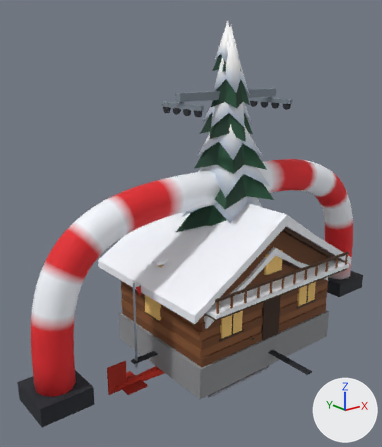
Two versions of the Blender file tools/models.blend, one commit apart.
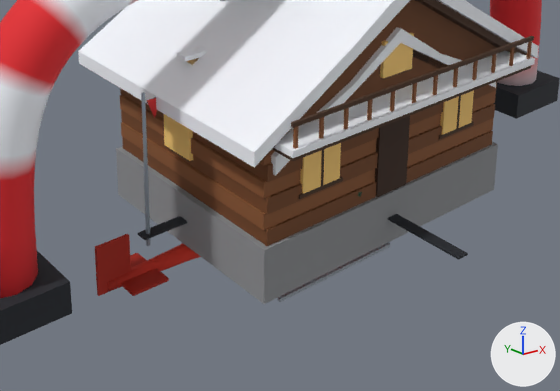
Each version is shown whole from a 50 mm lens placed at (-16.1, -17.5, 12.7), pointed at (-1.3, 1.0, 5.3), then close up on the part from 14% to 95% of the width and 52% to 100% of the height. The axes (+X, +Y, +Z) are drawn at lower right. The lights are the same throughout. The older version's two pictures come first.

The first close-up shows 'Banner', 'Chalet', 'FinishArch', 'Heli', 'HeliRotor', 'MountainHut' and 1 more.
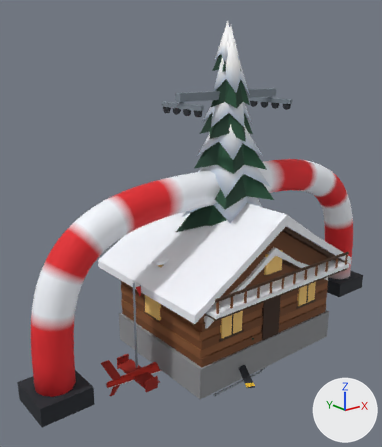
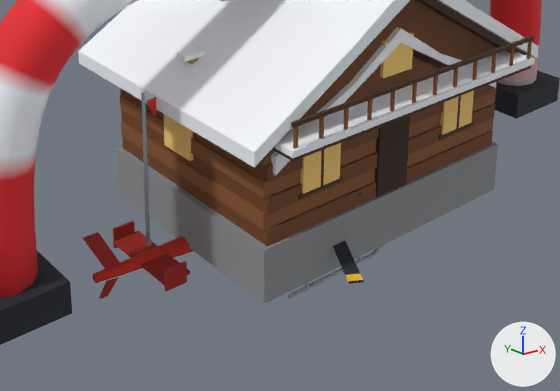
Changed parts and their boxes (x1, y1, x2, y2) in the close-ups (560 x 391 px; the box of a moved part takes in the faces that stretch with it):
'Heli', reshaped: before (95, 234, 391, 302); after (83, 221, 385, 299)
'HeliRotor', reshaped: before (138, 214, 468, 260); after (333, 241, 364, 284)
part 1 of me_heli, added (red): after (113, 231, 190, 285)
part 2 of me_heli, added (red): after (164, 261, 187, 291)
part 3 of me_heli, added: after (113, 221, 135, 248)
part 4 of me_heli, added: after (288, 253, 374, 299)
part 5 of me_heli, rebuilt (9% wider): before (108, 243, 201, 292); after (93, 236, 194, 284)
part 6 of me_heli, rebuilt (38% shorter): before (95, 234, 131, 296); after (83, 232, 121, 270)
part 7 of me_heli, deleted (red): before (121, 253, 169, 296)
part 8 of me_heli, moved or reshaped (mostly hidden): before (277, 242, 391, 302); after (305, 244, 385, 287)
part 9 of me_heli, added: after (99, 277, 118, 299)

What the commit changed:
me_heli is used by ob_heli; location (0.0, 0.0, 0.0).
me_heli had 382 vertices, 304 faces and spanned x -6.65..3.24, y -1.11..1.11, z -2.8..0.35.
me_heli now has 1050 vertices, 784 faces and spans x -6.95..2.88, y -1.65..1.31, z -2.81..0.55.
me_heli part 1: a new loose piece, a box spanning x -5.525..-4.775, y -1.15..1.15, z -0.695..-0.625, in mat_vcol.
me_heli part 2: a new loose piece, a box spanning x -5.5..-4.9, y -1.18..-1.12, z -0.855..-0.305, in mat_vcol.
me_heli part 3: a new loose piece, a box spanning x -5.5..-4.9, y 1.12..1.18, z -0.855..-0.305, in mat_vcol.
me_heli part 4: a new loose piece, an 8-sided cylinder along x spanning x -1.6..1.55, y -1.17..-1.07, z -2.81..-2.69, in mat_vcol.
me_heli part 5: the loose piece of 30 vertices spanning x -6.4..-1.9, y -0.36..0.36, z -1.33..-0.57 is rebuilt with 70 vertices and now spans x -6.7..-1.95, y -0.4..0.4, z -1.22..-0.48.
me_heli part 6: the loose piece of 8 vertices spanning x -6.65..-5.75, y -0.04..0.04, z -1.1..0.2 is rebuilt with 8 vertices and now spans x -6.95..-5.95, y -0.04..0.04, z -0.6..0.55.
me_heli part 7: the loose piece of 8 vertices spanning x -6.1..-5.1, y -0.7..0.7, z -0.99..-0.92 is deleted.
me_heli part 8: 176 vertices removed from x -1.9..3.24, y -1.11..1.11, z -2.8..0.05; 222 vertices added at x -2.78..2.24, y -1.17..1.17, z -2.8..0.36.
me_heli part 9: 8 vertices added at x -6.6..-6.0, y -0.04..0.04, z -1.2..-0.7.
Other edits to the shape of me_heli do not show in these pictures.
me_helirotor is used by ob_helirotor; location (0.0, 0.0, 0.0).
me_helirotor had 52 vertices, 36 faces and spanned x -5.4..5.4, y -5.4..5.4, z -0.1..0.15.
me_helirotor now has 128 vertices, 98 faces and spans x -2.75..5.2, y -4.59..4.59, z -0.25..0.22.
me_helirotor part 10: 24 vertices removed from x -5.4..0.16, y -5.4..5.4, z -0.03..0.03; 48 vertices added at x -2.75..-0.05, y -4.59..4.59, z -0.09..0.02.
Other edits to the shape of me_helirotor do not show in these pictures.
